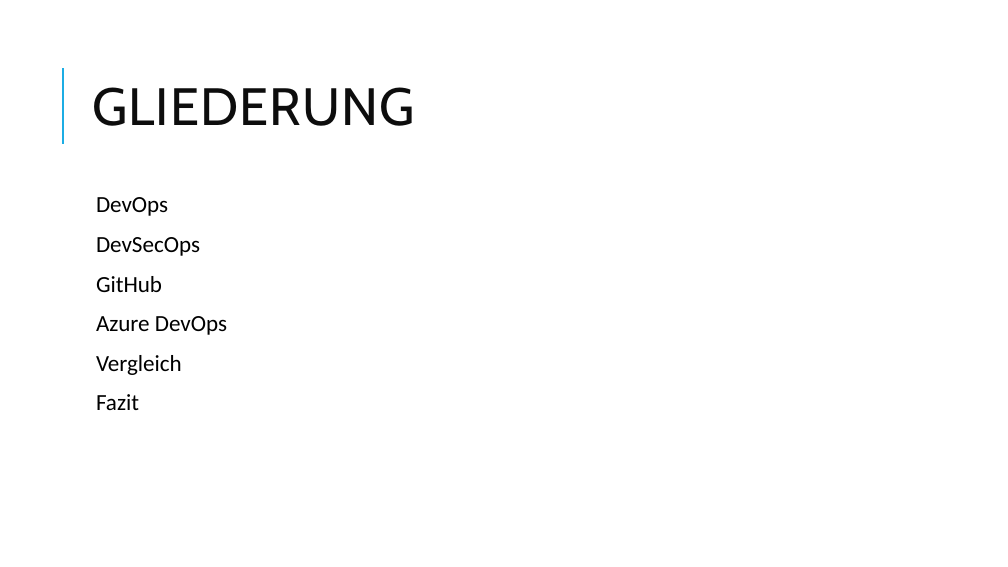
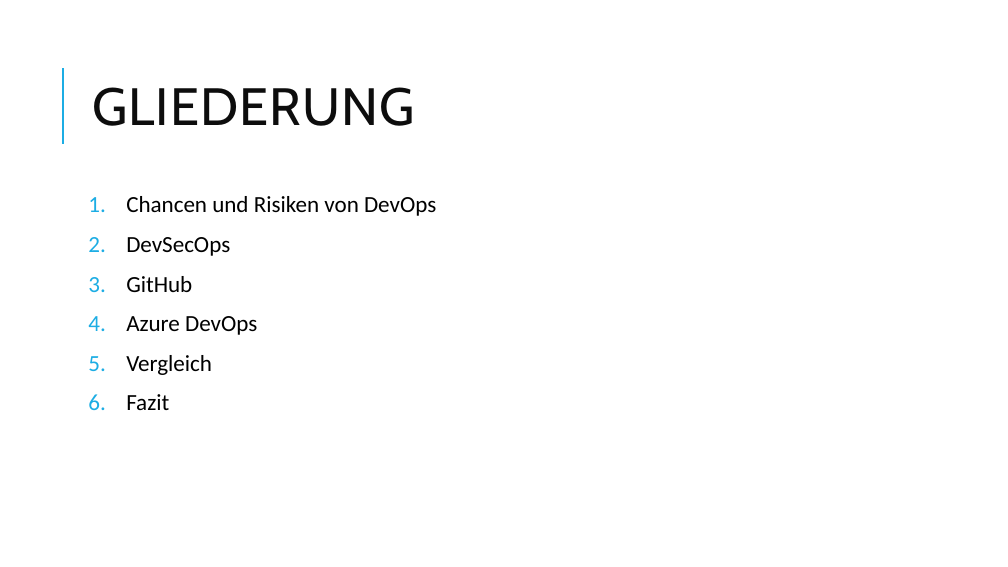
Before and after one commit to FlowBYRN/DevSecOps, a slide deck: slide 2 of DevSecOps-Präsentation.pptx. Drawn at 1008x567 pixels with LibreOffice and Linux fonts; fonts in the diff are those of the drawing. Boxes give left, top, right and bottom in pixels: in the first picture for what was removed or moved away, otherwise in the second. Text is boxed around its words. In the diff, an @@ line names an element or a change of style, - is before the commit and + after.

```diff
--- a/DevSecOps-Präsentation.pptx
+++ b/DevSecOps-Präsentation.pptx
@@ text at [126, 196, 436, 216]: text changed @@
-  DevOps
+1. Chancen und Risiken von DevOps
@@ text at [126, 237, 257, 410]: bullet   to 1. @@
```
Also in this commit, not shown: 8 other slides changed, 8 slides added, 7 slides removed, 10 other files.
